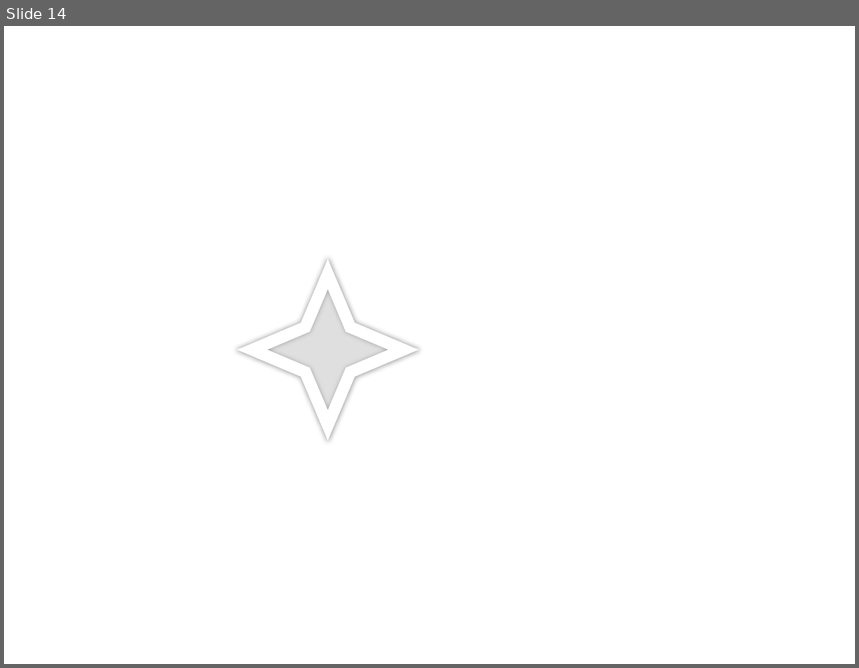
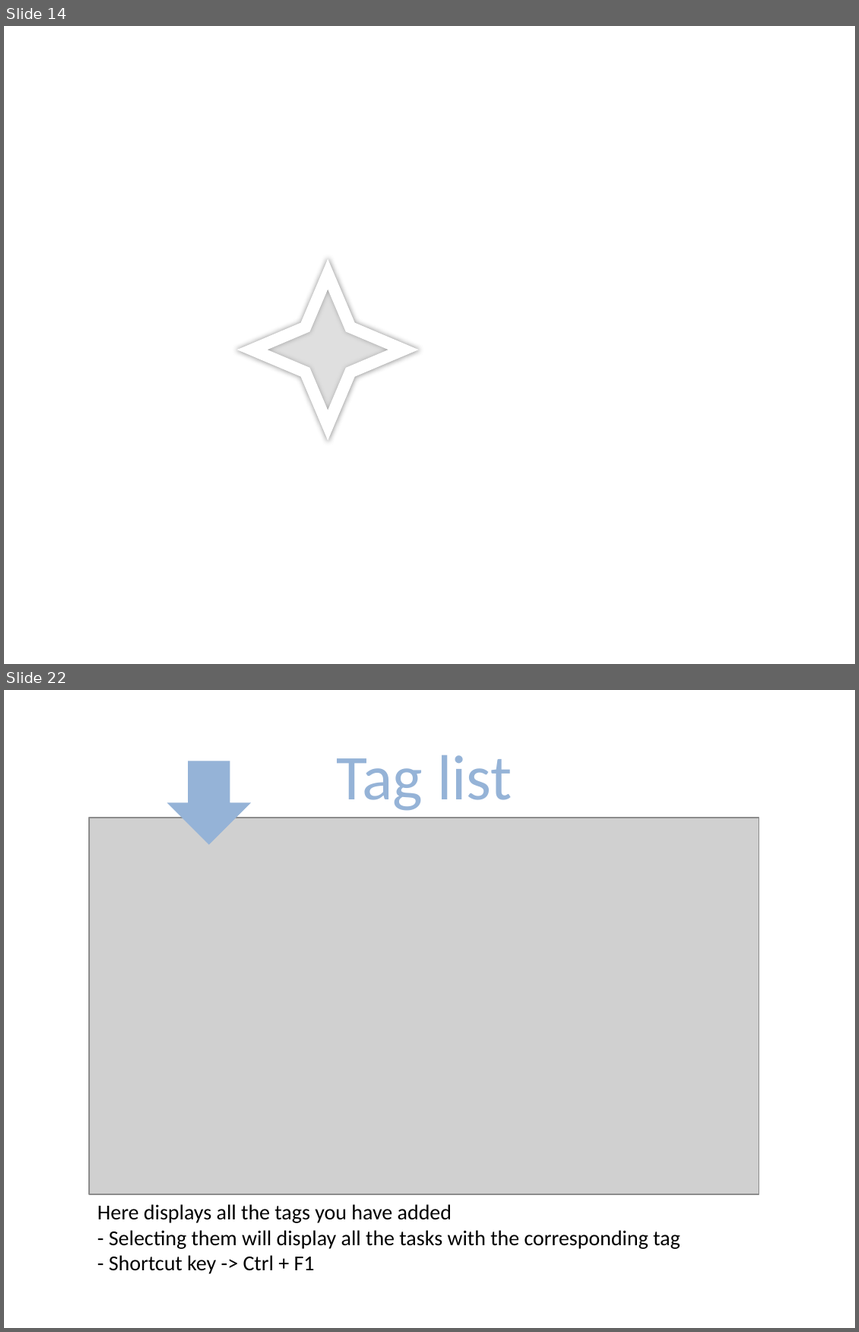
Before and after one commit to jeffryhartanto/addressbook-level4, a slide deck: docs/diagrams/Diagrams.pptx. Shown one above the other, each under a label of ours: slide 14 before the commit, slides 14 and 22 after it; the slides between them are not shown. The pictures are 859x668 and 859x1332 pixels, drawn with LibreOffice and Linux fonts; fonts in the diff are those of the drawing; grey boxes stand for pictures. Boxes give left, top, right and bottom in pixels: in the first picture for what was removed or moved away, otherwise in the second. Text is boxed around its words. In the diff, an @@ line names an element or a change of style, - is before the commit and + after.

```diff
--- a/docs/diagrams/Diagrams.pptx
+++ b/docs/diagrams/Diagrams.pptx
@@ slide 22 added at (4,690,855,1328), background #FFFFFF @@
@@ text added at (336,755,512,811), 54 pt, text #95B3D7 @@
+Tag list
@@ down arrow added at (167,761,251,844), fill #95B3D7 @@
@@ picture added at (89,818,759,1195) @@
@@ text added at (97,1205,680,1274), 18 pt, text #000000 @@
+Here displays all the tags you have added
+- Selecting them will display all the tasks with the corresponding tag
+- Shortcut key -> Ctrl + F1
```
Also in this commit, not shown: 8 other slides added, 8 other files.
